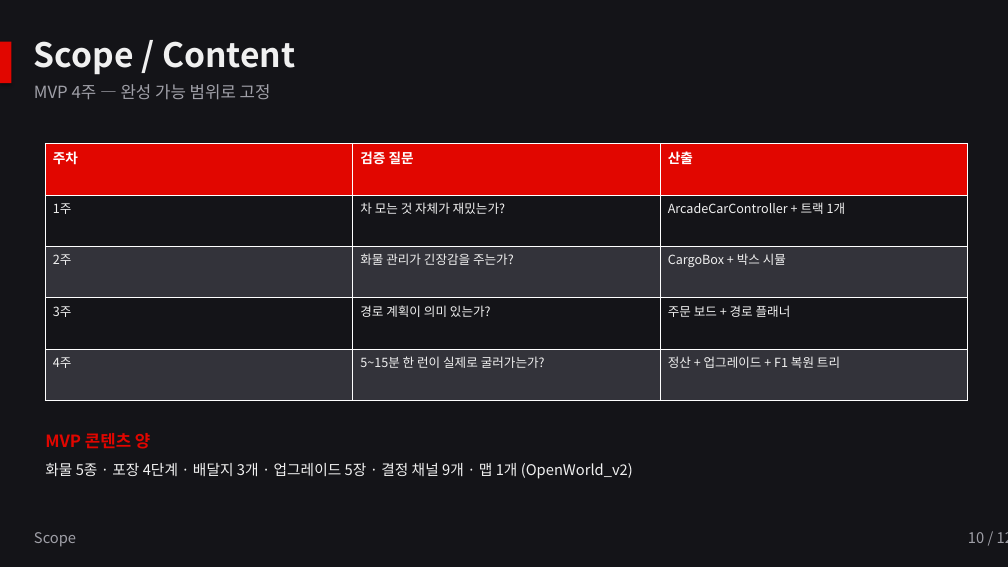
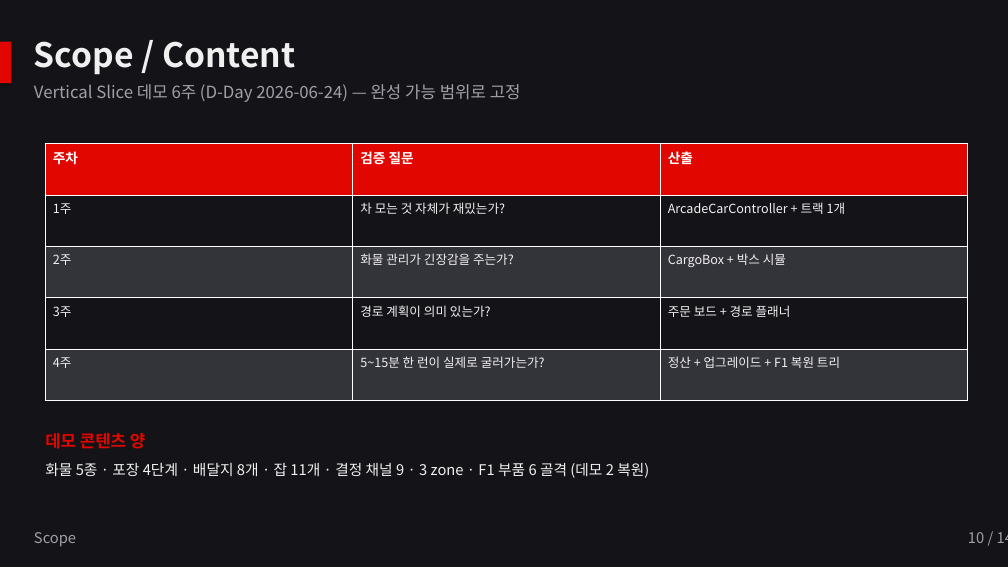
Before and after one commit to stardohyun12/F1Game, a slide deck: slide 10 of PitCrew_기획서.pptx. Drawn at 1008x567 pixels with LibreOffice and Linux fonts; fonts in the diff are those of the drawing. Boxes give left, top, right and bottom in pixels: in the first picture for what was removed or moved away, otherwise in the second. Text is boxed around its words. In the diff, an @@ line names an element or a change of style, - is before the commit and + after.

Commit message:
docs(pptx): 기획서 현행화 — D-39 상태 + 신규 슬라이드 2개
업데이트 (텍스트):
- 슬라이드 3 (Snapshot): 현재 빌드 항목 D-39 기준으로 갱신
  (3 zone / 잡 11 / 다물건 트렁크 / 3D 포장 / 경로계획 + 미니맵 + 화살표 /
   다물건 정산 / Service Locator 14/14)
- 슬라이드 4 (Core Loop): '출발 세팅' -> '트렁크 배치',
  '업그레이드 / F1 복원' -> '차고 / F1 부품 복원'
- 슬라이드 10 (Scope): 'MVP 4주' -> 'Vertical Slice 데모 6주 (D-Day 2026-06-24)',
  콘텐츠 양 (잡 11 / 3 zone / F1 부품 6 골격 데모 2 복원)
- 슬라이드 12 (Status): 채널별 데모 가능 상태 부기

신규:
- 슬라이드 13: 결정 채널 9 × 구현 현황 표 (4 column)
- 슬라이드 14: 잔여 일정 W3~W6 표 (3 column)

페이지 번호 12 -> 14. 백업 .bak 파일 동봉.

```diff
--- a/PitCrew_기획서.pptx
+++ b/PitCrew_기획서.pptx
@@ text at (x1=34, y1=84, x2=521, y2=102): text changed @@
-MVP 4주 — 완성 가능 범위로 고정
+Vertical Slice 데모 6주 (D-Day 2026-06-24) — 완성 가능 범위로 고정
@@ text at (x1=45, y1=433, x2=145, y2=449): text changed @@
-MVP 콘텐츠 양
+데모 콘텐츠 양
@@ text at (x1=45, y1=463, x2=649, y2=478): text changed @@
-화물 5종 · 포장 4단계 · 배달지 3개 · 업그레이드 5장 · 결정 채널 9개 · 맵 1개 (OpenWorld_v2)
+화물 5종 · 포장 4단계 · 배달지 8개 · 잡 11개 · 결정 채널 9 · 3 zone · F1 부품 6 골격 (데모 2 복원)
@@ text at (x1=968, y1=532, x2=1008, y2=543): text changed @@
-10 / 12
+10 / 14
```
Also in this commit, not shown: 10 other slides changed, 2 slides added.
